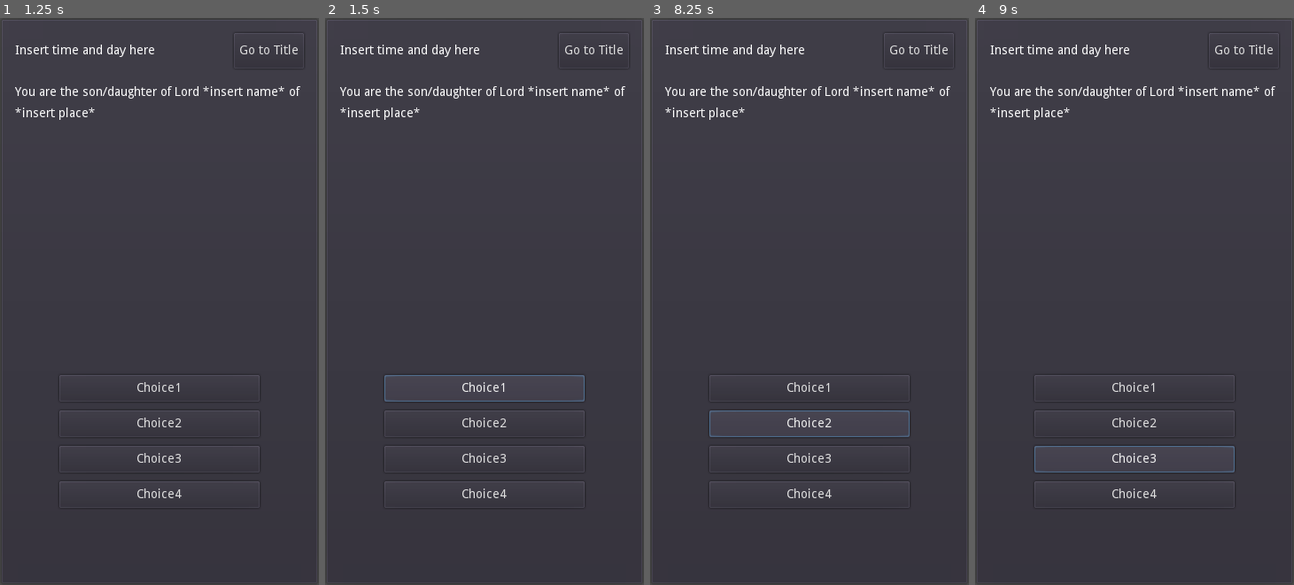
Above: before the commit, frames 1-4 (left to right).
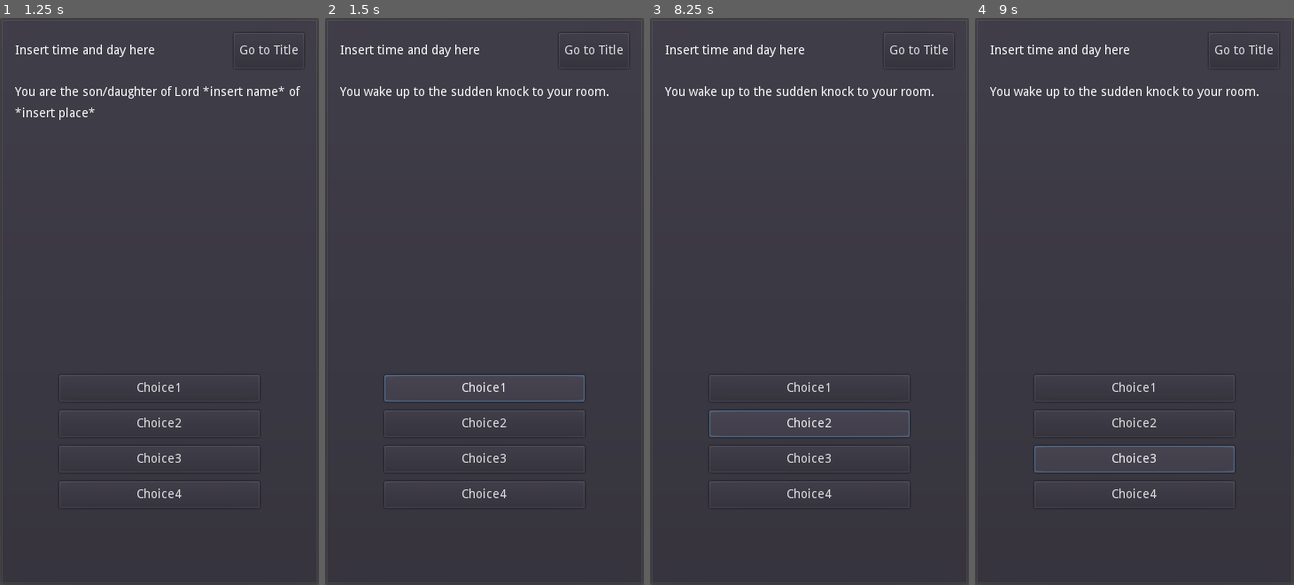
Above: after the commit, the same moments.

Repository: philipuriarte/A-Churchyard-of-Orphans
Game: Godot game, scene res://scenes/main.tscn
The game is run twice, just before and just after one commit, with the same random seed, the same clock (stepped at 60 frames per second) and the same inputs.
Inputs:
- Up to frame 1 (1.25 s): click "Start" at 0.5 s
- Up to frame 2 (1.5 s): click "Choice1" at 1.25 s
- Up to frame 3 (8.25 s): click "Go to Title" at 2 s; click "Start" at 2.75 s; click "Go to Title" at 3.5 s; click "Start" at 4.25 s; click "Choice2" at 5 s; click "Choice3" at 5.75 s; click "Choice4" at 6.5 s; click "Choice1" at 7.25 s; click "Choice2" at 8 s
- Up to frame 4 (9 s): click "Choice3" at 8.75 s

Frame 1 is identical in both runs. In frame 2, 0.9% of the frame differs, in the area x 4-95%, y 12-18%; in frame 3, 0.9%; in frame 4, 0.9%.
Error before the commit: Invalid get index ' ' (on base: 'Dictionary'). (res://logic/game_screen_logic/content.gd:46)
Error after the commit: Invalid get index ' ' (on base: 'Dictionary'). (res://logic/game_screen_logic/content.gd:47)

Commit message:
Add output_key var and made changes to_on_Choice1_button_up func

Diff:
--- a/logic/game_screen_logic/content.gd
+++ b/logic/game_screen_logic/content.gd
@@ -2,6 +2,7 @@
 
 var choice_index := 0
 var current_page = "prologue"
+var output_key : String = " "
 var content_dict : Dictionary = {
 	"prologue": {
 		"narr_text": "You are the son/daughter of Lord *insert name* of *insert place*",
@@ -49,7 +50,8 @@
 # Functions for checking if any of the Choice buttons were released
 func _on_Choice1_button_up() -> void:
 	choice_index = 1
-	set_content(" ", choice_index)
+	output_key = content_dict[current_page]["choices"][choice_index]["output"]
+	set_content(output_key, choice_index)
 
 
 func _on_Choice2_button_up() -> void:
